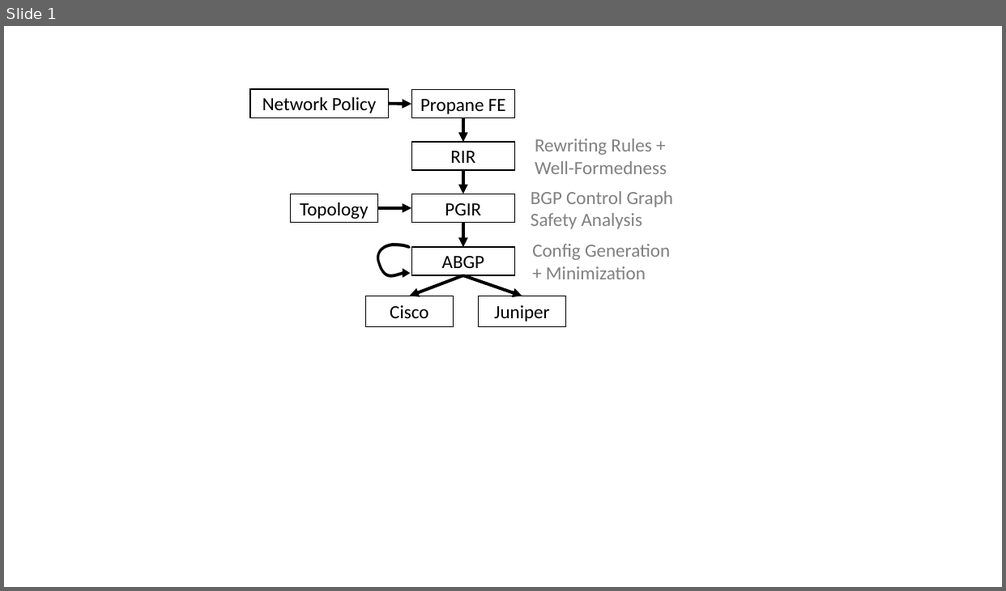
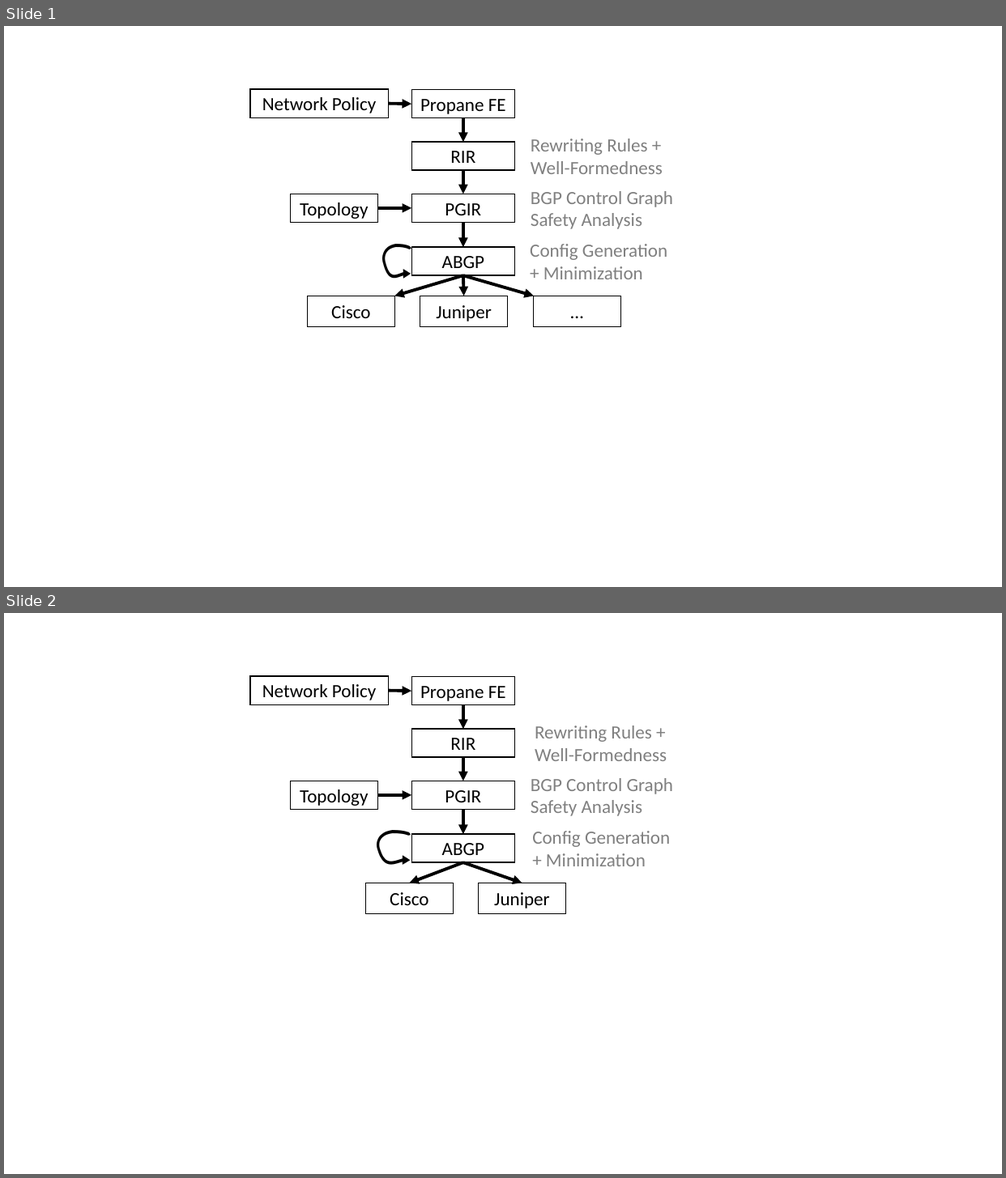
Before and after one commit to rabeckett/propane, a slide deck: paper/figures/pipeline.pptx. Shown one above the other, each under a label of ours: slide 1 before the commit, slides 1 and 2 after it. The pictures are 1006x591 and 1006x1178 pixels, drawn with LibreOffice and Linux fonts; fonts in the diff are those of the drawing. Boxes give left, top, right and bottom in pixels: in the first picture for what was removed or moved away, otherwise in the second. Text is boxed around its words. In the diff, an @@ line names an element or a change of style, - is before the commit and + after.

```diff
--- a/paper/figures/pipeline.pptx
+++ b/paper/figures/pipeline.pptx
@@ slide 1 added at (4,26,1002,587), background #FFFFFF @@
@@ group added at (250,89,673,327): 8 rectangles, 7 arrows, 3 texts, 1 freeform shape @@
+Propane FE
+RIR
+PGIR
+ABGP
+Cisco
+Juniper
+BGP Control Graph
+Safety Analysis
+Topology
+Network Policy
+Config Generation
++ Minimization
+Rewriting Rules +
+Well-Formedness
@@ arrow added from (463, 276) to (534, 297), #000000 3 pt @@
@@ rectangle added at (533,297,621,327), fill #FFFFFF, outline #000000 1 pt, 18 pt, text #000000 @@
+…
@@ what was slide 1 is now slide 2 @@
```
Also in this commit, not shown: 1 other slide added, 1 other file.
